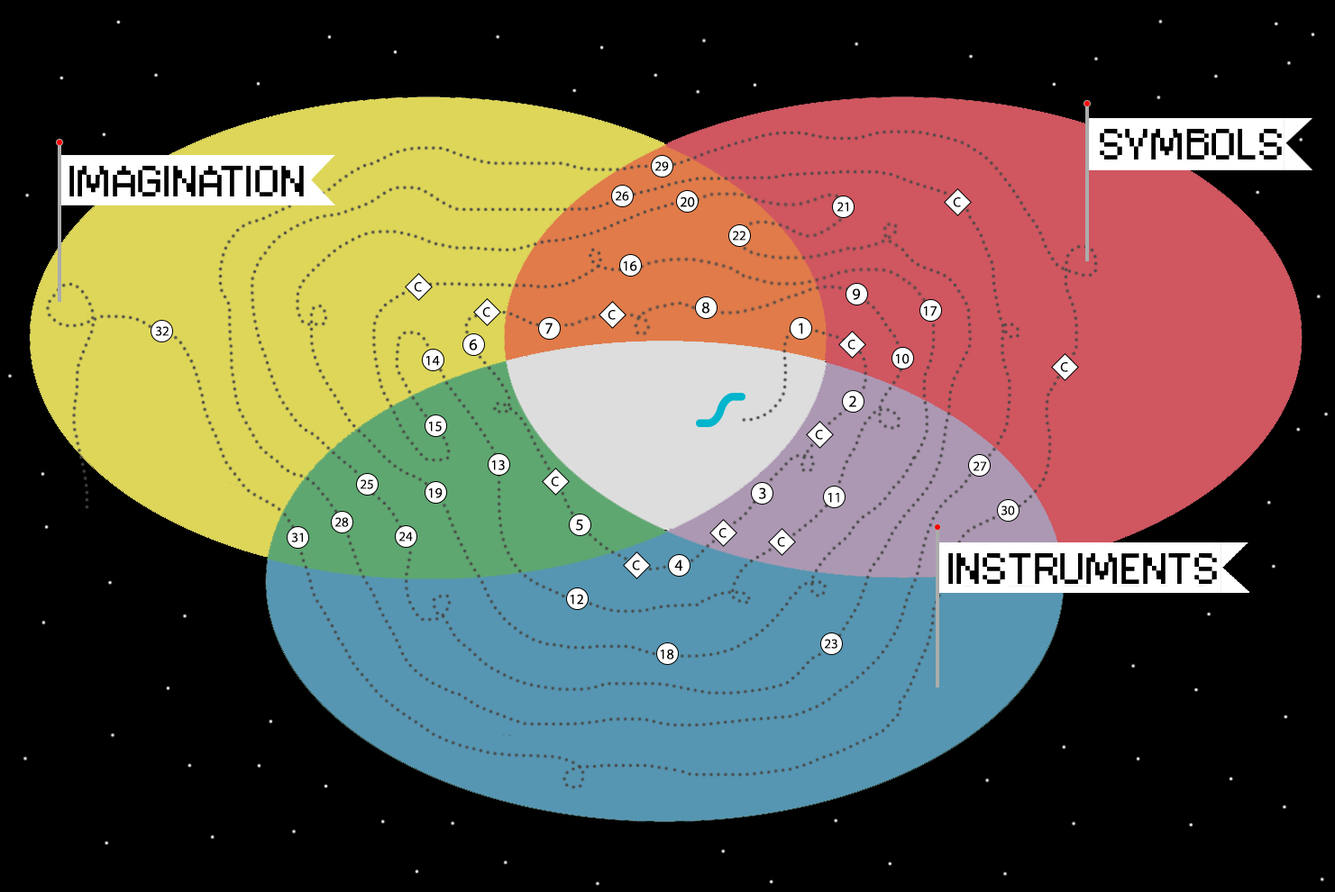
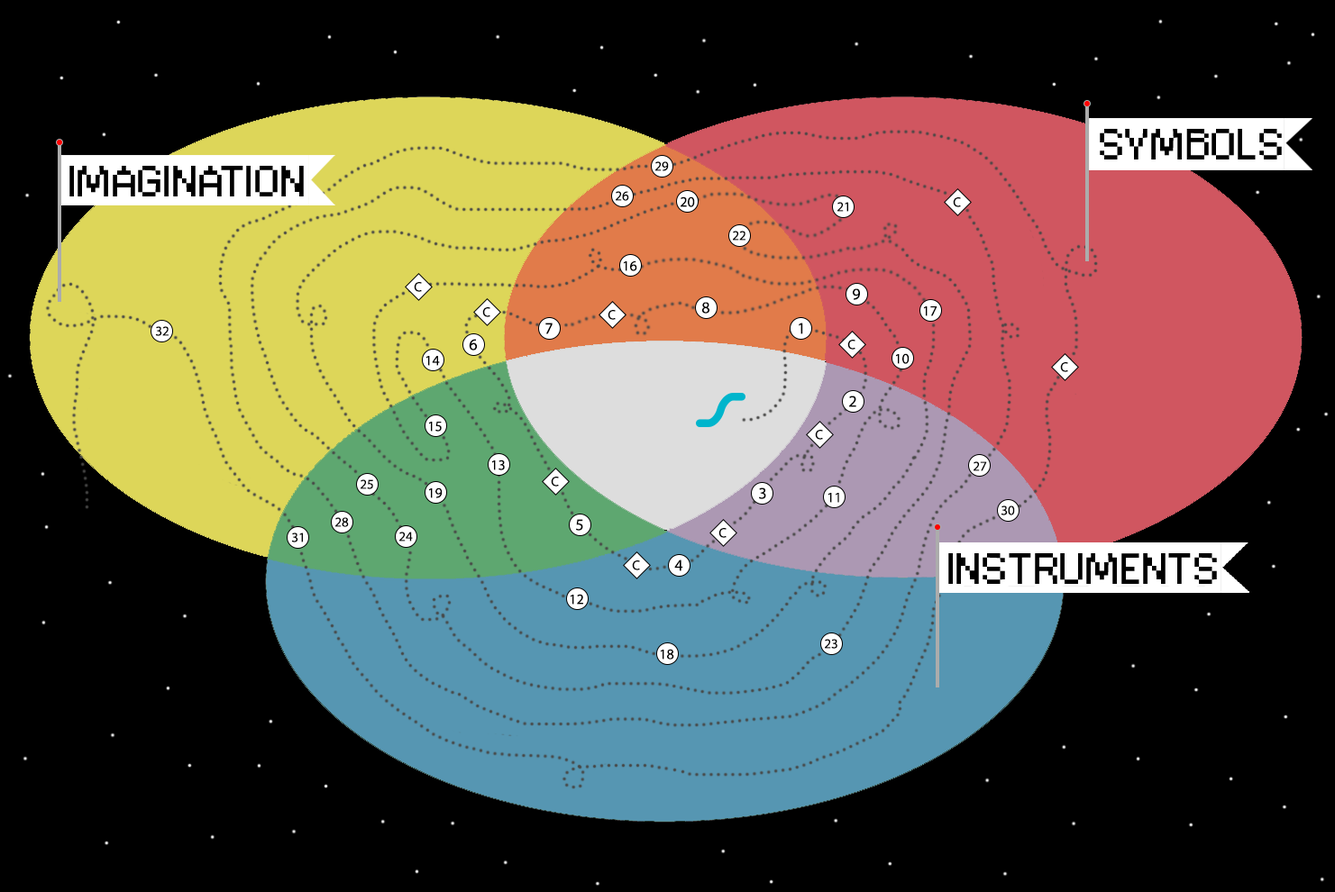
Revision of a layered 1335 × 892 image; what changed, layer by layer:
removed group "C" (7th of 22, in "Lessons") (2 layers) from group "Lessons" over [768, 528, 796, 557]
removed layer "C" (8th of 22, in "Lessons" › "C") from group "C" over [777, 537, 786, 548]
removed layer "Rectangle 1" (4th of 11, in "Lessons" › "C") from group "C" over [768, 528, 796, 557]
